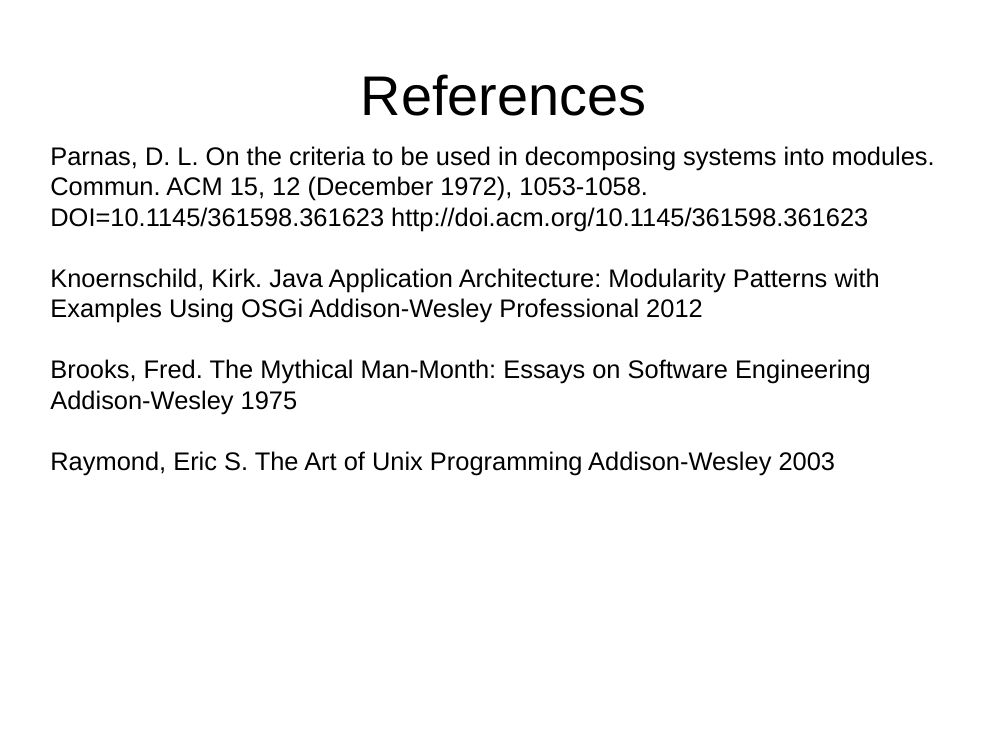
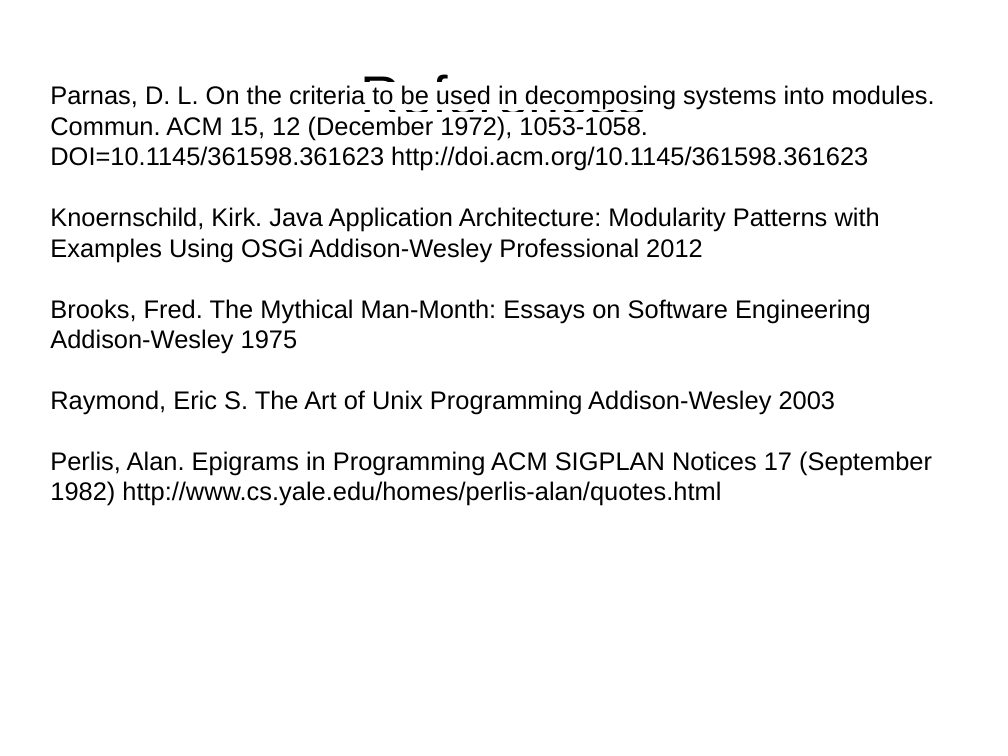
Before and after one commit to bobpaulin/whats-my-modularity, a slide deck: slide 54 of presentation/WhatsMyModularity.odp (slide 50 before the commit). Drawn at 1008x756 pixels with LibreOffice and Linux fonts; fonts in the diff are those of the drawing. Boxes give left, top, right and bottom in pixels: in the first picture for what was removed or moved away, otherwise in the second. Text is boxed around its words. In the diff, an @@ line names an element or a change of style, - is before the commit and + after.

Commit message:
Updated presentation.

```diff
--- a/presentation/WhatsMyModularity.odp
+++ b/presentation/WhatsMyModularity.odp
@@ subtitle "Parnas, D. L. On the ..." moved from (x1=50, y1=146, x2=935, y2=475) to (x1=50, y1=85, x2=935, y2=506) @@
@@ subtitle at (x1=50, y1=451, x2=932, y2=506): paragraph added @@
+Perlis, Alan. Epigrams in Programming ACM SIGPLAN Notices 17 (September 1982) http://www.cs.yale.edu/homes/perlis-alan/quotes.html
```
Also in this commit, not shown: 19 other slides changed, 7 slides added, 3 slides removed.
